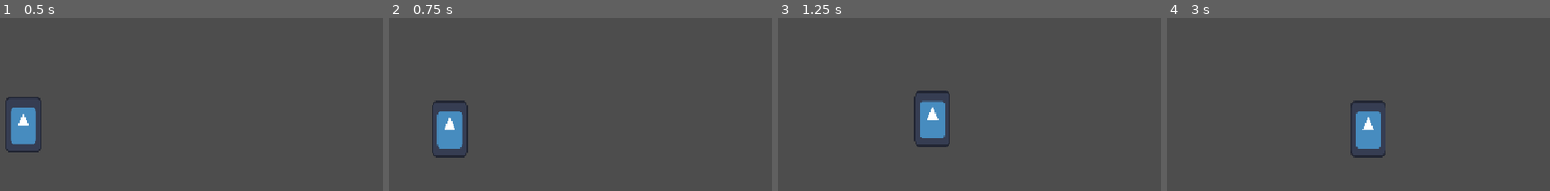
Above: before the commit, frames 1-4 (left to right).
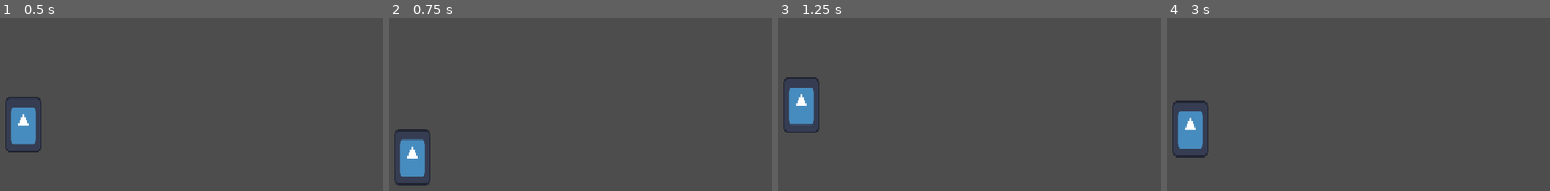
Above: after the commit, the same moments.

Repository: sheicksen/roguelite-builder
Game: Godot game, scene res://Room_01.tscn
Two runs of this game, one before a commit and one after it. Both use one fixed random seed, a clock stepped at 60 frames per second and the inputs below. The engine's default icon, where the game draws it, is replaced by a stand-in: a white triangle on a blue panel in a dark square.
Inputs:
- Up to frame 1 (0.5 s): no input
- Up to frame 2 (0.75 s): tap Enter (ui_accept) at 0.5, 0.6 s; hold Right (ui_right) from 0.53 s (still down); hold Q (ability_1, bound only after the commit) from 0.53 s (still down)
- Up to frame 3 (1.25 s): keep holding Right (ui_right); keep holding Q (ability_1, bound only after the commit); tap Space (jump, bound only after the commit) at 0.77, 1.07 s
- Up to frame 4 (3 s): release Q (ability_1, bound only after the commit) at 1.28 s; tap Q (ability_1, bound only after the commit) at 1.35 s; tap Space (jump, bound only after the commit) at 1.52, 1.82, 2.3, 2.85 s; tap E (ability_2, bound only after the commit) at 1.55 s; release Right (ui_right) at 2.03 s; hold Left (ui_left) 2.03-2.78 s; hold E (ability_2, bound only after the commit) 2.03-2.78 s; hold Right (ui_right) from 2.78 s (still down)

Frame 1 is identical in both runs. In frame 2, 3.7% of the frame differs, in the area x 1-21%, y 47-97%; in frame 3, 3.6%; in frame 4, 3.7%.

Commit message:
Fixed masking and layer collision issues found with hitboxes.

Diff:
--- a/Room_01.tscn
+++ b/Room_01.tscn
@@ -2,13 +2,22 @@
 
 [ext_resource type="Script" uid="uid://doxk5pxvhmpds" path="res://scripts/character_body_2d.gd" id="1_m4ogu"]
 [ext_resource type="Texture2D" uid="uid://dlwx4nd38cnd3" path="res://icon.svg" id="2_2plog"]
-
-[sub_resource type="CapsuleShape2D" id="CapsuleShape2D_qgrd7"]
+[ext_resource type="PackedScene" uid="uid://cpmb8c2lts1vn" path="res://scenes/obstacle_demo.tscn" id="3_2plog"]
 
 [sub_resource type="WorldBoundaryShape2D" id="WorldBoundaryShape2D_qgrd7"]
 distance = -216.0
 
+[sub_resource type="CapsuleShape2D" id="CapsuleShape2D_qgrd7"]
+
 [node name="Node2D" type="Node2D" unique_id=1252593510]
+
+[node name="ObstacleDemo" parent="." unique_id=873507336 instance=ExtResource("3_2plog")]
+position = Vector2(-200, 150)
+
+[node name="Floor" type="StaticBody2D" parent="." unique_id=1114059516]
+
+[node name="CollisionShape2D" type="CollisionShape2D" parent="Floor" unique_id=337898903]
+shape = SubResource("WorldBoundaryShape2D_qgrd7")
 
 [node name="DemoPlayer" type="CharacterBody2D" parent="." unique_id=210029960]
 script = ExtResource("1_m4ogu")
@@ -22,8 +31,3 @@
 texture = ExtResource("2_2plog")
 
 [node name="Camera2D" type="Camera2D" parent="." unique_id=846230255]
-
-[node name="Floor" type="StaticBody2D" parent="." unique_id=1114059516]
-
-[node name="CollisionShape2D" type="CollisionShape2D" parent="Floor" unique_id=337898903]
-shape = SubResource("WorldBoundaryShape2D_qgrd7")
--- a/project.godot
+++ b/project.godot
@@ -20,6 +20,45 @@
 window/stretch/mode="canvas_items"
 window/stretch/aspect="expand"
 
+[input]
+
+move_left={
+"deadzone": 0.2,
+"events": [Object(InputEventKey,"resource_local_to_scene":false,"resource_name":"","device":-1,"window_id":0,"alt_pressed":false,"shift_pressed":false,"ctrl_pressed":false,"meta_pressed":false,"pressed":false,"keycode":0,"physical_keycode":65,"key_label":0,"unicode":97,"location":0,"echo":false,"script":null)
+]
+}
+move_right={
+"deadzone": 0.2,
+"events": [Object(InputEventKey,"resource_local_to_scene":false,"resource_name":"","device":-1,"window_id":0,"alt_pressed":false,"shift_pressed":false,"ctrl_pressed":false,"meta_pressed":false,"pressed":false,"keycode":0,"physical_keycode":68,"key_label":0,"unicode":100,"location":0,"echo":false,"script":null)
+]
+}
+jump={
+"deadzone": 0.2,
+"events": [Object(InputEventKey,"resource_local_to_scene":false,"resource_name":"","device":-1,"window_id":0,"alt_pressed":false,"shift_pressed":false,"ctrl_pressed":false,"meta_pressed":false,"pressed":false,"keycode":0,"physical_keycode":32,"key_label":0,"unicode":32,"location":0,"echo":false,"script":null)
+, Object(InputEventKey,"resource_local_to_scene":false,"resource_name":"","device":-1,"window_id":0,"alt_pressed":false,"shift_pressed":false,"ctrl_pressed":false,"meta_pressed":false,"pressed":false,"keycode":0,"physical_keycode":87,"key_label":0,"unicode":119,"location":0,"echo":false,"script":null)
+]
+}
+slide={
+"deadzone": 0.2,
+"events": [Object(InputEventKey,"resource_local_to_scene":false,"resource_name":"","device":16,"window_id":0,"alt_pressed":false,"shift_pressed":false,"ctrl_pressed":false,"meta_pressed":false,"pressed":false,"keycode":0,"physical_keycode":83,"key_label":0,"unicode":0,"location":0,"echo":false,"script":null)
+]
+}
+ability_1={
+"deadzone": 0.2,
+"events": [Object(InputEventKey,"resource_local_to_scene":false,"resource_name":"","device":-1,"window_id":0,"alt_pressed":false,"shift_pressed":false,"ctrl_pressed":false,"meta_pressed":false,"pressed":false,"keycode":0,"physical_keycode":81,"key_label":0,"unicode":113,"location":0,"echo":false,"script":null)
+]
+}
+ability_2={
+"deadzone": 0.2,
+"events": [Object(InputEventKey,"resource_local_to_scene":false,"resource_name":"","device":-1,"window_id":0,"alt_pressed":false,"shift_pressed":false,"ctrl_pressed":false,"meta_pressed":false,"pressed":false,"keycode":0,"physical_keycode":69,"key_label":0,"unicode":101,"location":0,"echo":false,"script":null)
+]
+}
+ability_3={
+"deadzone": 0.2,
+"events": [Object(InputEventKey,"resource_local_to_scene":false,"resource_name":"","device":-1,"window_id":0,"alt_pressed":false,"shift_pressed":false,"ctrl_pressed":false,"meta_pressed":false,"pressed":false,"keycode":0,"physical_keycode":86,"key_label":0,"unicode":118,"location":0,"echo":false,"script":null)
+]
+}
+
 [physics]
 
 3d/physics_engine="Jolt Physics"
--- /dev/null
+++ b/scenes/obstacle_demo.tscn
@@ -0,0 +1,13 @@
+[gd_scene format=3 uid="uid://cpmb8c2lts1vn"]
+
+[ext_resource type="Script" uid="uid://buc1dmjce4716" path="res://scripts/obstacle.gd" id="1_ikqhk"]
+
+[sub_resource type="CircleShape2D" id="CircleShape2D_qgrd7"]
+
+[node name="ObstacleDemo" type="Node2D" unique_id=873507336]
+
+[node name="Area2D" type="Area2D" parent="." unique_id=657611856]
+script = ExtResource("1_ikqhk")
+
+[node name="CollisionShape2D" type="CollisionShape2D" parent="Area2D" unique_id=196640010]
+shape = SubResource("CircleShape2D_qgrd7")
--- a/scripts/basestats.gd
+++ b/scripts/basestats.gd
@@ -10,6 +10,6 @@
 }
 
 var faction: int
-
-func _init(_faction: int = 0) -> void:
+var name: String
+func _init(_name:String = "Unknown", _faction: int = 0) -> void:
 	faction = _faction
--- a/scripts/character_body_2d.gd
+++ b/scripts/character_body_2d.gd
@@ -1,8 +1,25 @@
 extends CharacterBody2D
 
+# NOT INTENDED FOR FINAL PRODUCT USE
 
-const SPEED = 300.0
 const JUMP_VELOCITY = -400.0
+
+var ability_1_stats: AttackStats = AttackStats.new(20, 0, [2])
+var ability_2_stats: AttackStats = AttackStats.new(10, 0, [2, 3])
+var player_stats: EntityStats = EntityStats.new("Player", 1, 100, 300)
+var facing = 1
+
+
+func _input(event: InputEvent) -> void:
+	if event.is_action_pressed("ability_1") and not event.is_echo():
+		var hitbox = Hitbox.new(ability_1_stats, 0.0, ability_shape)
+		hitbox.position.x = facing * 50
+		add_child(hitbox)
+
+	if event.is_action_pressed("ability_2") and not event.is_echo():
+		var hitbox = Hitbox.new(ability_2_stats, 0.5, ability_shape)
+		hitbox.position.x = facing * 50
+		add_child(hitbox)
 
 
 func _physics_process(delta: float) -> void:
@@ -11,15 +28,24 @@
 		velocity += get_gravity() * delta
 
 	# Handle jump.
-	if Input.is_action_just_pressed("ui_accept") and is_on_floor():
+	if Input.is_action_just_pressed("jump") and is_on_floor():
 		velocity.y = JUMP_VELOCITY
 
 	# Get the input direction and handle the movement/deceleration.
 	# As good practice, you should replace UI actions with custom gameplay actions.
-	var direction := Input.get_axis("ui_left", "ui_right")
+	var direction := Input.get_axis("move_left", "move_right")
 	if direction:
-		velocity.x = direction * SPEED
+		facing = direction
+		velocity.x = direction *  player_stats.speed
 	else:
-		velocity.x = move_toward(velocity.x, 0, SPEED)
+		velocity.x = move_toward(velocity.x, 0, player_stats.speed)
 
 	move_and_slide()
+
+@onready var ability_shape:CircleShape2D =  CircleShape2D.new()
+@onready var hurtbox_shape:CapsuleShape2D = $CollisionShape2D.shape
+@onready var player_hurtbox: Hurtbox = Hurtbox.new(player_stats, 0.0, hurtbox_shape)
+
+func _ready() -> void:
+	ability_shape.radius = 20.0
+	add_child(player_hurtbox)
--- a/scripts/entity_stats.gd
+++ b/scripts/entity_stats.gd
@@ -5,17 +5,24 @@
 var speed: int
 var defense: int
 
-func _init(_faction:int, _health: int, _speed: int, _max_health: int = -1) -> void:
+func _init(_name: String, _faction:int, _health: int, _speed: int, _defense: int = 0, _max_health: int = -1) -> void:
+	name = _name
 	faction = _faction
 	health = _health
 	speed = _speed
-	if _max_health < 0:
+	defense = _defense
+	if _max_health <= 0:
 		max_health = _health
 
-func take_damage(_amount: int) -> int:
-	health = health - clamp(_amount - defense, 0, max_health)
+func take_damage(amount: int) -> int:
+	print(name, " is in faction ", faction)
+	print("Default faction is: ", Faction.DEFAULT)
+	print(name, "'s Current Health: ", health)
+	health = health - clamp(amount - defense, 0, max_health)
 	if health < 0:
 		health = 0
+	print(name, " -'Ouch!' -", amount)
+	print("Health Remaining: ", health)
 	return health
 
 func reduce_speed(_amount: int) -> int:
--- a/scripts/hitbox.gd
+++ b/scripts/hitbox.gd
@@ -37,7 +37,9 @@
 	area_entered.connect(_on_area_entered)
 
 	if hitbox_lifetime > 0.0:
+		print("Timer begun")
 		var timer = Timer.new()
+		add_child(timer)
 		timer.timeout.connect(queue_free)
 		timer.call_deferred("start", hitbox_lifetime)
 
@@ -46,9 +48,14 @@
 		collision_shape.shape = shape
 		add_child(collision_shape)
 
+	# Disable default collision layers and masks
+	set_collision_mask_value(1, false)
+	set_collision_layer_value(1, false)
+
 	## Set numerous affected collision layers
 	for i in attack_effects.targets:
-			set_collision_mask_value(i, true)
+		print("hitbox affects layer: ", i)
+		set_collision_mask_value(i, true)
 
 func _on_area_entered(target: Area2D) -> void:
 	if not target.has_method("receive_hit"):
@@ -58,4 +65,4 @@
 	if hit_log:
 		if hit_log.has_hit(hurtbox_owner):
 			return
-	target.receive_hit(AttackStats)
+	target.receive_hit(attack_effects)
--- a/scripts/hitlog.gd
+++ b/scripts/hitlog.gd
@@ -7,5 +7,7 @@
 
 func has_hit(node: Node) -> bool:
 	return hit_log.has(node)
+
 func log_hit(node:Node)->void:
 	hit_log.append(node)
+	print("Hit: ", node)
--- a/scripts/hurtbox.gd
+++ b/scripts/hurtbox.gd
@@ -11,7 +11,9 @@
 
 func _ready() -> void:
 	if hurtbox_lifetime > 0.0:
+		print("Timer begun")
 		var timer = Timer.new()
+		add_child(timer)
 		timer.timeout.connect(queue_free)
 		timer.call_deferred("start", hurtbox_lifetime)
 
@@ -19,14 +21,16 @@
 		var collision_shape = CollisionShape2D.new()
 		collision_shape.shape = shape
 		add_child(collision_shape)
-
+	#Disable default collision layers and masks
+	set_collision_mask_value(1, false)
+	set_collision_layer_value(1, false)
 	match stats.faction:
 		BaseStats.Faction.PLAYER:
-			set_collision_mask_value(1, true)
+			set_collision_layer_value(1, true)
 		BaseStats.Faction.ENEMY:
-			set_collision_mask_value(2, true)
+			set_collision_layer_value(2, true)
 		BaseStats.Faction.ENVIRONMENT:
-			set_collision_mask_value(3, true)
+			set_collision_layer_value(3, true)
 
-func recieve_hit(attack:AttackStats) -> void:
+func receive_hit(attack:AttackStats) -> void:
 	stats.take_damage(attack.damage)
--- /dev/null
+++ b/scripts/obstacle.gd
@@ -0,0 +1,15 @@
+extends Area2D
+
+var obstacle_dmg: AttackStats = AttackStats.new(50, 0, [1, 2])
+var obstacle_stats: EntityStats = EntityStats.new("Object", 3, 20, 0)
+
+@onready var shape:Shape2D = $CollisionShape2D.shape
+var object_hurtbox: Hurtbox
+var hitbox: Hitbox
+
+func _ready() -> void:
+	hitbox = Hitbox.new(obstacle_dmg, 0.0, shape)
+	object_hurtbox = Hurtbox.new(obstacle_stats, 0.0, shape)
+
+	add_child(object_hurtbox)
+	add_child(hitbox)
Not shown, added: scripts/obstacle.gd.uid
